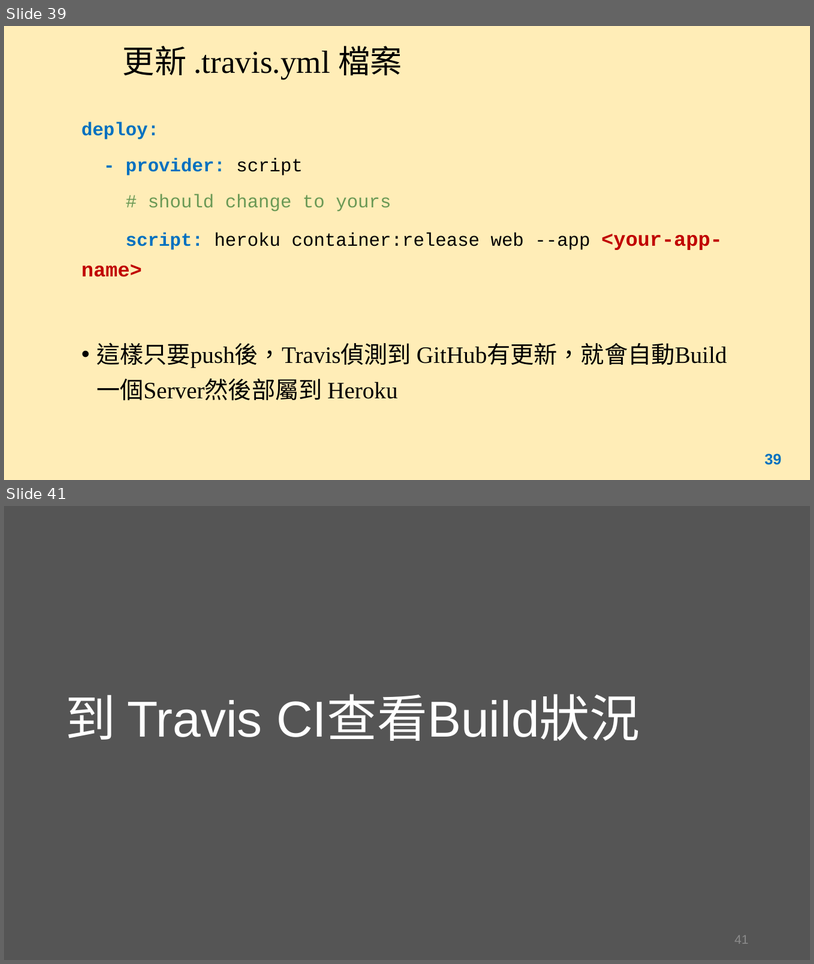
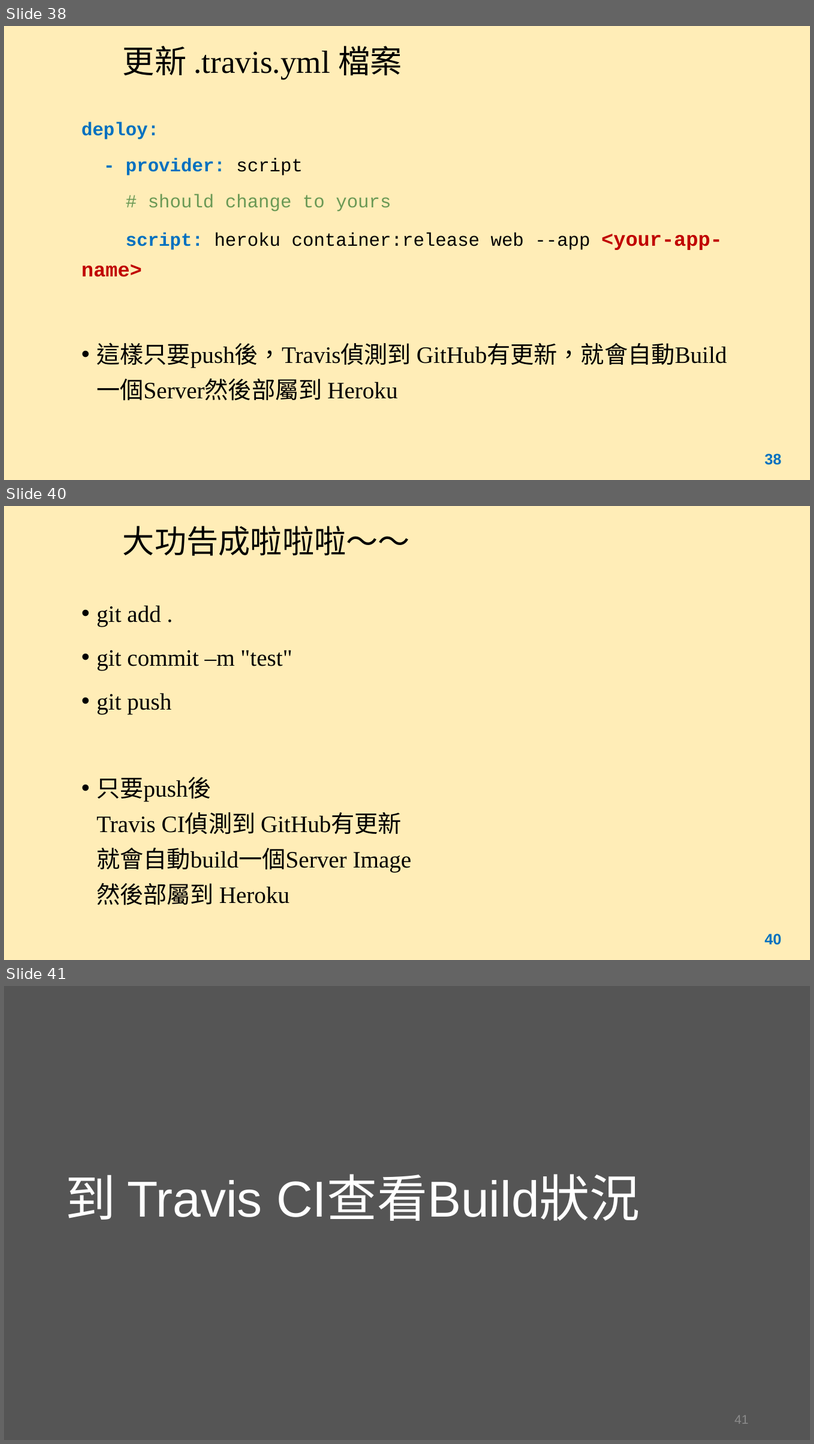
Before and after one commit to sftseng7401/ch4demo, a slide deck: myapp/Chapter4.pptx. Shown one above the other, each under a label of ours: slides 39 and 41 before the commit, slides 38, 40 and 41 after it; the slides between them are not shown. The pictures are 814x964 and 814x1444 pixels, drawn with LibreOffice and Linux fonts; fonts in the diff are those of the drawing. Boxes give left, top, right and bottom in pixels: in the first picture for what was removed or moved away, otherwise in the second. Text is boxed around its words. In the diff, an @@ line names an element or a change of style, - is before the commit and + after.

```diff
--- a/myapp/Chapter4.pptx
+++ b/myapp/Chapter4.pptx
@@ slide 40 added at (4,506,810,960), background #FFE699 at 70% opacity @@
@@ title added at (123,526,410,556), 38 pt, text #000000 @@
+大功告成啦啦啦～～
@@ text added at (96,605,412,905), 28 pt, text #000000 @@
+• git add .
+• git commit –m "test"
+• git push
+• 只要push後
+  Travis CI偵測到 GitHub有更新
+  就會自動build一個Server Image
+  然後部屬到 Heroku
@@ page number added at (765,933,782,945), 18 pt, text #0070C0, bold @@
+40
@@ what was slide 39 is now slide 38 @@
@@ page number at (765,453,782,465): text changed @@
-39
+38
```
Also in this commit, not shown: 3 slides changed, 2 other slides added, 2 slides removed.
